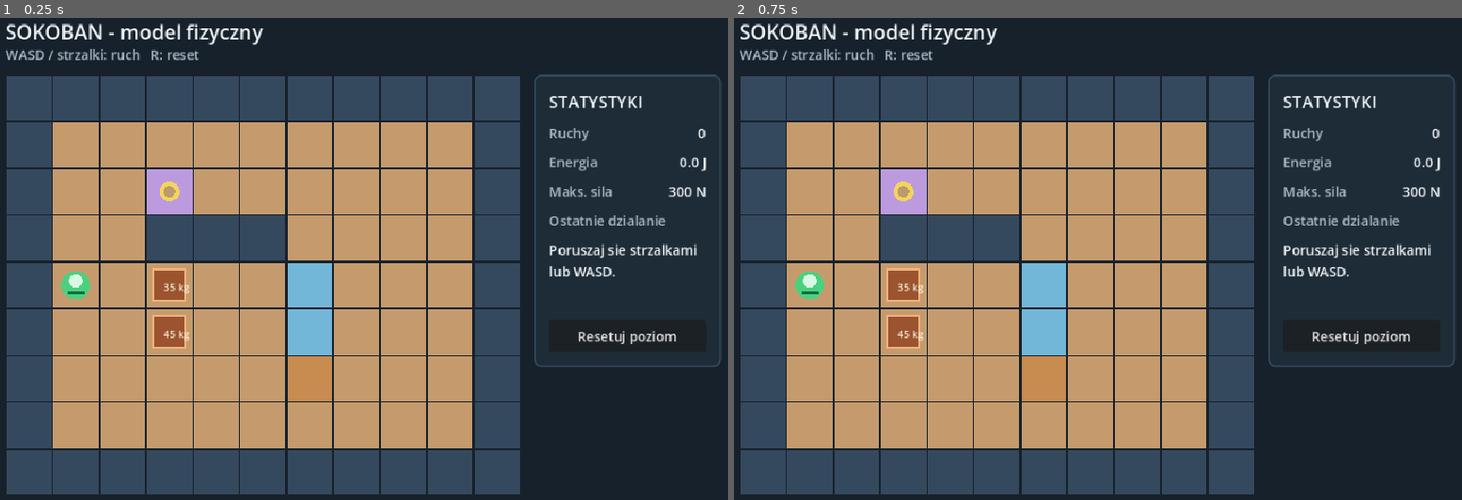
Above: before the commit, frames 1-2 (left to right).
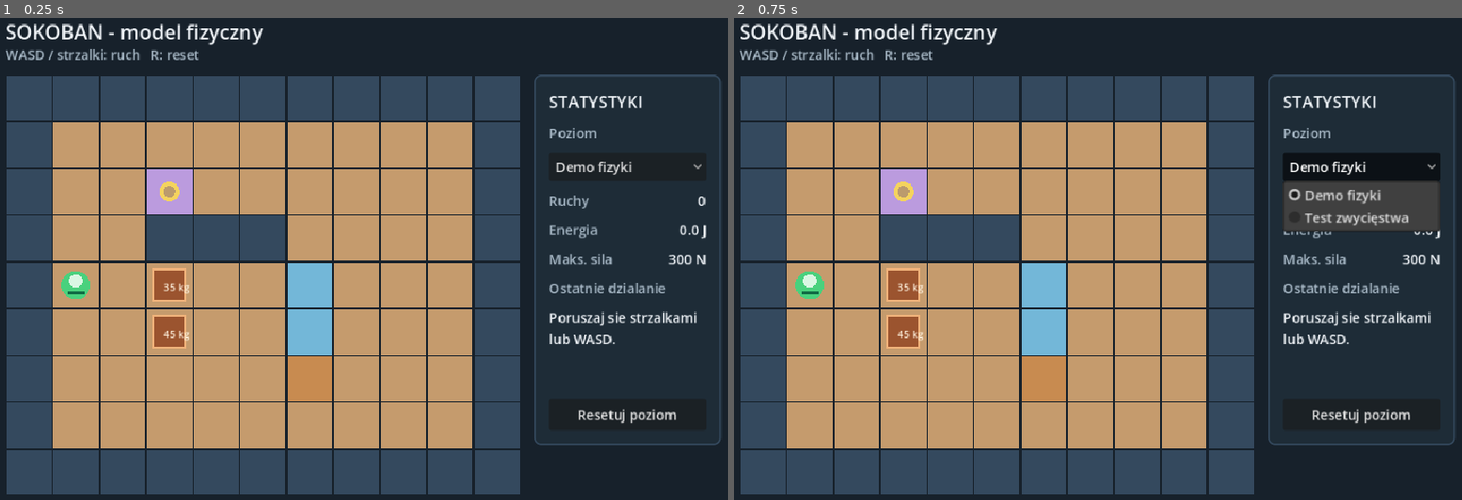
Above: after the commit, the same moments.

Repository: Man1ek27/Sokoban-ai
Game: Godot game, scene res://main.tscn
The game is run twice, just before and just after one commit, with the same random seed, the same clock (stepped at 60 frames per second) and the same inputs.
Inputs (mouse positions are in pixels of both pictures, inside the frame that each line leads up to):
- Up to frame 1 (0.25 s): no input
- Up to frame 2 (0.75 s): click (1360, 167) at 0.5 s, where only the run after the commit has a clickable "Demo fizyki"

The runs differ from the first frame. In frame 1, 2.6% of the frame differs, in the area x 73-99%, y 22-89%; in frame 2, 5.0%.

Commit message:
feat(game): add level selection and victory detection

Diff:
--- a/hud.tscn
+++ b/hud.tscn
@@ -24,7 +24,7 @@
 offset_left = -240.0
 offset_top = 76.0
 offset_right = -16.0
-offset_bottom = 426.0
+offset_bottom = 520.0
 theme_override_styles/panel = SubResource("StyleBoxFlat_panel")
 
 [node name="Margin" type="MarginContainer" parent="Panel"]
@@ -40,6 +40,14 @@
 theme_override_colors/font_color = Color(0.941, 0.957, 0.973, 1)
 theme_override_font_sizes/font_size = 20
 text = "STATYSTYKI"
+
+[node name="LevelHeading" type="Label" parent="Panel/Margin/Content"]
+theme_override_colors/font_color = Color(0.663, 0.729, 0.784, 1)
+text = "Poziom"
+
+[node name="LevelSelector" type="OptionButton" parent="Panel/Margin/Content"]
+custom_minimum_size = Vector2(0, 34)
+focus_mode = 0
 
 [node name="MovesRow" type="HBoxContainer" parent="Panel/Margin/Content"]
 
--- /dev/null
+++ b/levels/win_test.json
@@ -0,0 +1,18 @@
+{
+  "robot_force": 300.0,
+  "map": [
+    "#######",
+    "#.....#",
+    "#..G..#",
+    "#..B..#",
+    "#..P..#",
+    "#.....#",
+    "#######"
+  ],
+  "boxes": [
+    {
+      "index": 0,
+      "mass": 35.0
+    }
+  ]
+}
--- a/scripts/game.gd
+++ b/scripts/game.gd
@@ -2,7 +2,10 @@
 
 const TILE_SIZE := 56.0
 const BOARD_ORIGIN := Vector2(28.0, 76.0)
-const LEVEL_PATH := "res://levels/demo_level.json"
+const LEVEL_PATHS := [
+	"res://levels/demo_level.json",
+	"res://levels/win_test.json"
+]
 
 @onready var hud: GameHud = $HUD
 
@@ -13,21 +16,31 @@
 var moves := 0
 var energy := 0.0
 var status := "Poruszaj sie strzalkami lub WASD."
+var selected_level_index := 0
+var is_completed := false
 
 func _ready() -> void:
 	hud.reset_requested.connect(_reset_level)
+	hud.level_selected.connect(_select_level)
 	_load_level()
 	queue_redraw()
 
 func _load_level() -> void:
-	level = LevelData.from_file(LEVEL_PATH)
+	level = LevelData.from_file(LEVEL_PATHS[selected_level_index])
 	physics = PhysicalModel.new(level.robot_force)
 	player_position = level.player_start
 	boxes = level.boxes.duplicate(true)
 	moves = 0
 	energy = 0.0
 	status = "Poruszaj sie strzalkami lub WASD."
+	is_completed = false
 	_update_hud()
+
+func _select_level(index: int) -> void:
+	if index < 0 or index >= LEVEL_PATHS.size():
+		return
+	selected_level_index = index
+	_reset_level()
 
 func _reset_level() -> void:
 	_load_level()
@@ -56,6 +69,8 @@
 		_try_move(direction)
 
 func _try_move(direction: Vector2i) -> void:
+	if is_completed:
+		return
 	var next_position := player_position + direction
 	var box_index := _box_at(next_position)
 	if box_index == -1:
@@ -82,10 +97,21 @@
 			moves += 1
 			energy += float(result["energy"])
 			status = "Pchnieto skrzynie po podlozu: %s." % result["terrain"]
+			if _is_level_solved():
+				is_completed = true
+				status = "Poziom ukończony!"
 		else:
 			status = str(result["reason"])
 	_update_hud()
 	queue_redraw()
+
+func _is_level_solved() -> bool:
+	if boxes.is_empty() or level.goals.is_empty() or boxes.size() != level.goals.size():
+		return false
+	for box in boxes:
+		if not level.goals.has(box["position"]):
+			return false
+	return true
 
 func _box_positions() -> Dictionary:
 	var positions := {}
--- a/scripts/game_hud.gd
+++ b/scripts/game_hud.gd
@@ -2,7 +2,9 @@
 extends CanvasLayer
 
 signal reset_requested
+signal level_selected(index: int)
 
+@onready var level_selector: OptionButton = $Panel/Margin/Content/LevelSelector
 @onready var moves_value: Label = $Panel/Margin/Content/MovesRow/MovesValue
 @onready var energy_value: Label = $Panel/Margin/Content/EnergyRow/EnergyValue
 @onready var force_value: Label = $Panel/Margin/Content/ForceRow/ForceValue
@@ -10,7 +12,17 @@
 @onready var reset_button: Button = $Panel/Margin/Content/ResetButton
 
 func _ready() -> void:
-	reset_button.pressed.connect(func() -> void: reset_requested.emit())
+	level_selector.add_item("Demo fizyki", 0)
+	level_selector.add_item("Test zwycięstwa", 1)
+	level_selector.select(0)
+	level_selector.item_selected.connect(_on_level_selected)
+	reset_button.pressed.connect(_on_reset_pressed)
+
+func _on_level_selected(index: int) -> void:
+	level_selected.emit(level_selector.get_item_id(index))
+
+func _on_reset_pressed() -> void:
+	reset_requested.emit()
 
 func update_state(move_count: int, total_energy: float, max_force: float, latest_status: String) -> void:
 	moves_value.text = str(move_count)
